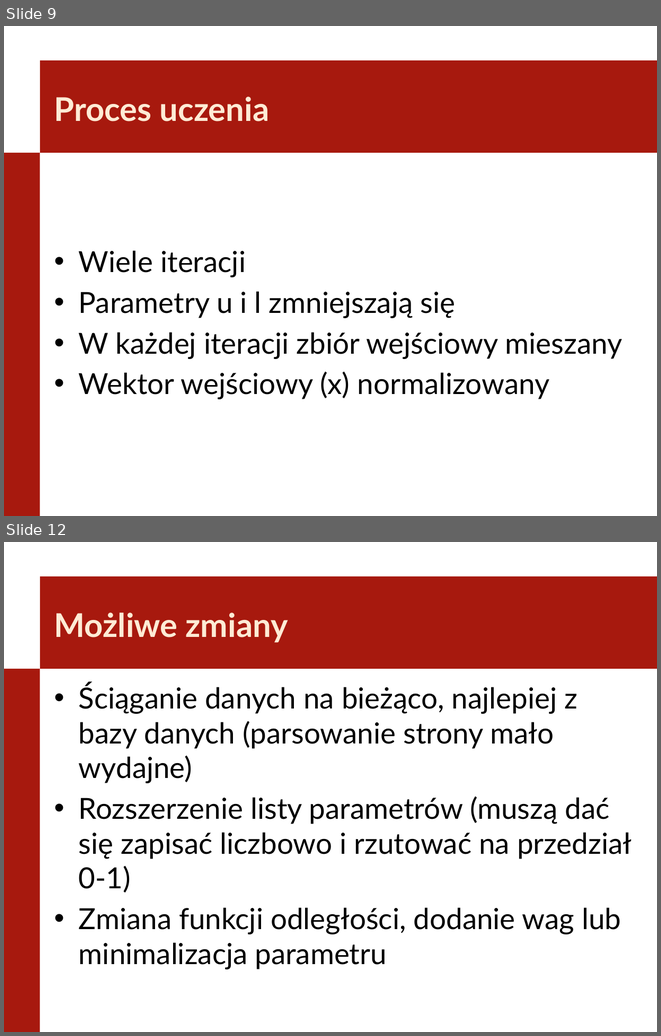
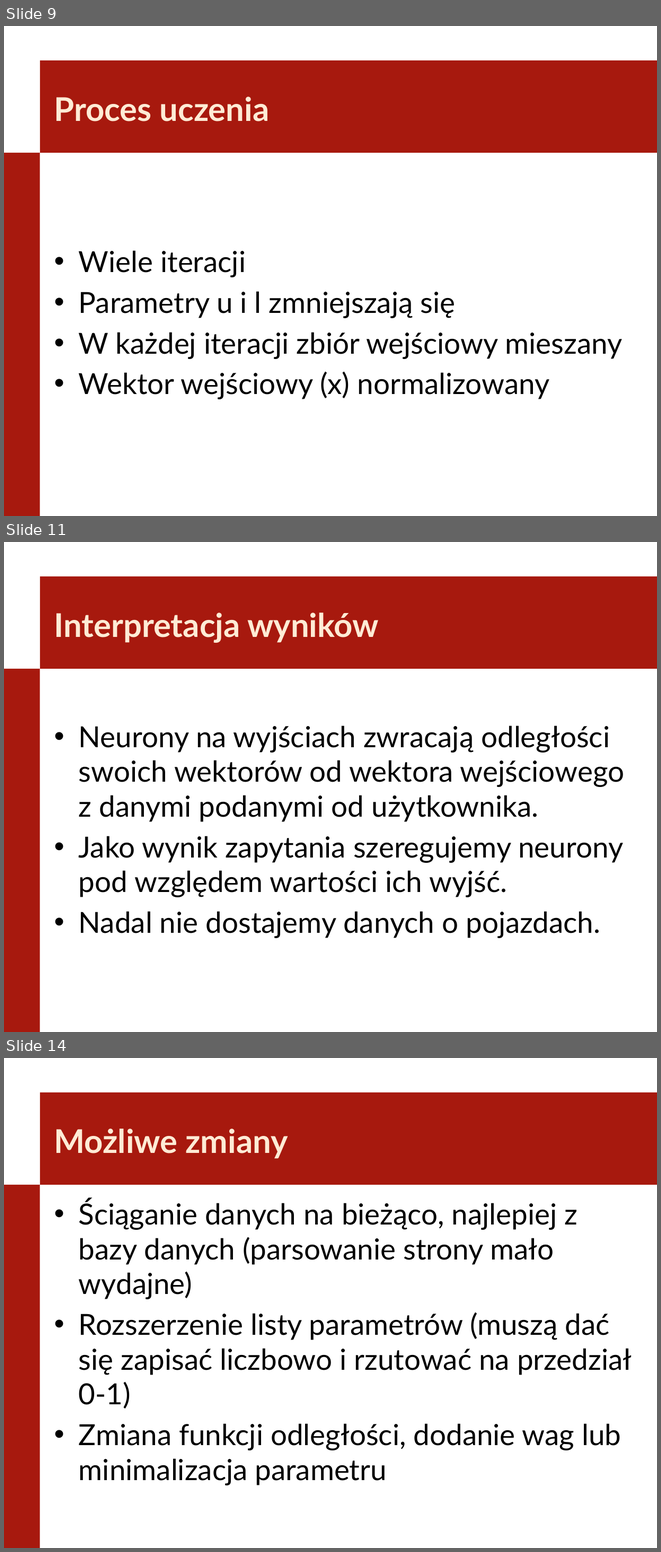
Before and after one commit to lastverb/SWDSOM, a slide deck: Prezentacja.pptx. Shown one above the other, each under a label of ours: slides 9 and 12 before the commit, slides 9, 11 and 14 after it; the slides between them are not shown. The pictures are 661x1036 and 661x1552 pixels, drawn with LibreOffice and Linux fonts; fonts in the diff are those of the drawing; background and template pictures are left out. Boxes give left, top, right and bottom in pixels: in the first picture for what was removed or moved away, otherwise in the second. Text is boxed around its words. In the diff, an @@ line names an element or a change of style, - is before the commit and + after.

```diff
--- a/Prezentacja.pptx
+++ b/Prezentacja.pptx
@@ slide 11 added at <box>4,542,657,1032</box>, background #FFFFFF; not listed: 2 template elements that a slide beside it also shows @@
@@ title added at <box>54,612,379,643</box>, 36 pt, text #FFEBD5, bold @@
+Interpretacja wyników
@@ text added at <box>79,725,624,938</box>, 32 pt, text #000000 @@
+• Neurony na wyjściach zwracają odległości swoich wektorów od wektora wejściowego z danymi podanymi od użytkownika.
+• Jako wynik zapytania szeregujemy neurony pod względem wartości ich wyjść.
+• Nadal nie dostajemy danych o pojazdach.
@@ what was slide 12 is now slide 14 @@
```
Also in this commit, not shown: 5 slides changed, 1 other slide added.
